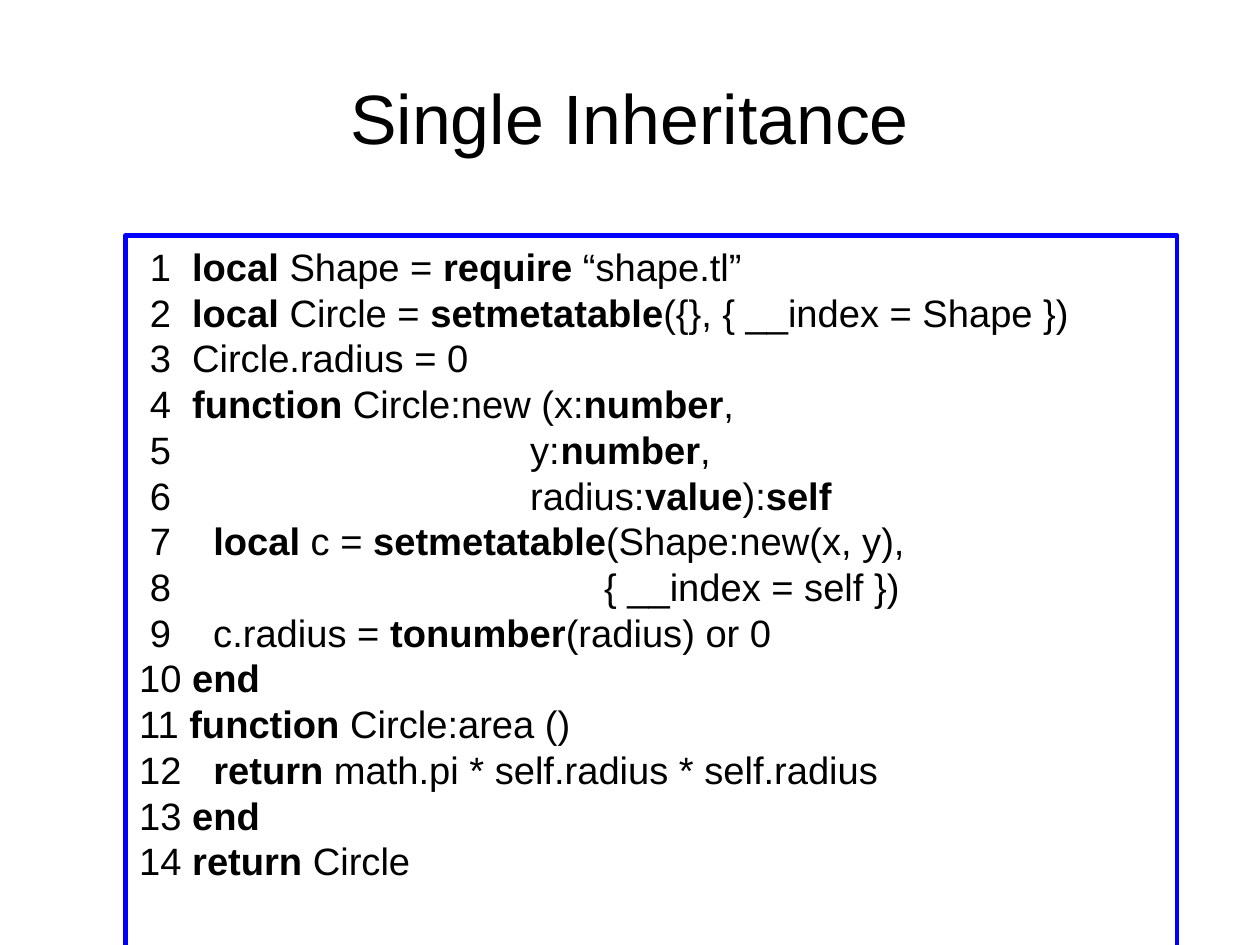
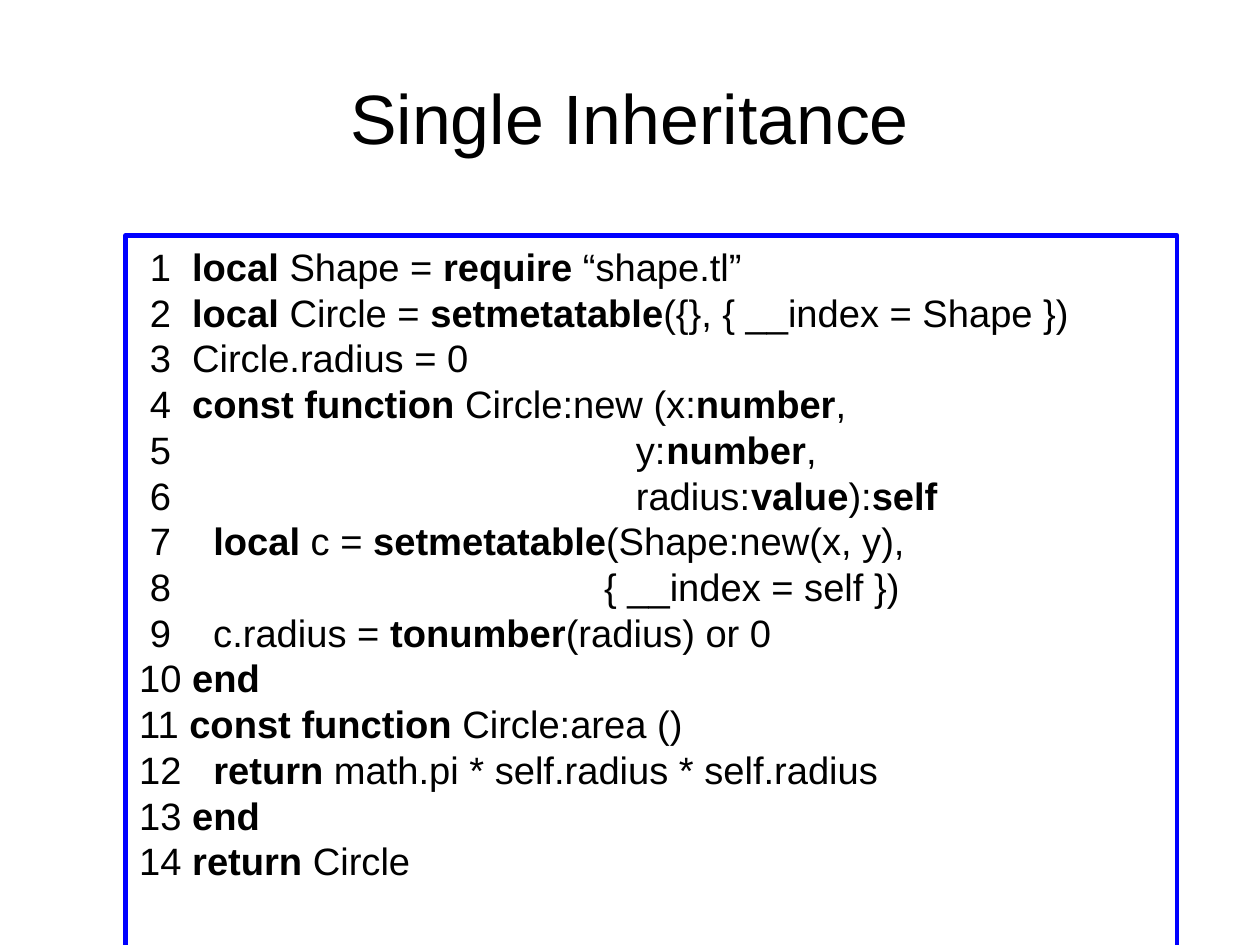
Before and after one commit to andremm/typedlua, a slide deck: slide 32 of doc/slides/dyla2014.odp. Drawn at 1260x945 pixels with LibreOffice and Linux fonts; fonts in the diff are those of the drawing. Boxes give left, top, right and bottom in pixels: in the first picture for what was removed or moved away, otherwise in the second. Text is boxed around its words. In the diff, an @@ line names an element or a change of style, - is before the commit and + after.

```diff
--- a/doc/slides/dyla2014.odp
+++ b/doc/slides/dyla2014.odp
@@ text in rectangle at box(150, 390, 847, 426): text changed; bold on @@
-4 function Circle:new (x:number,
+4 const function Circle:new (x:number,
@@ text in rectangle at box(139, 710, 646, 739): text changed @@
-11 function Circle:area ()
+11 const function Circle:area ()
```
Also in this commit, not shown: 14 other slides changed.
